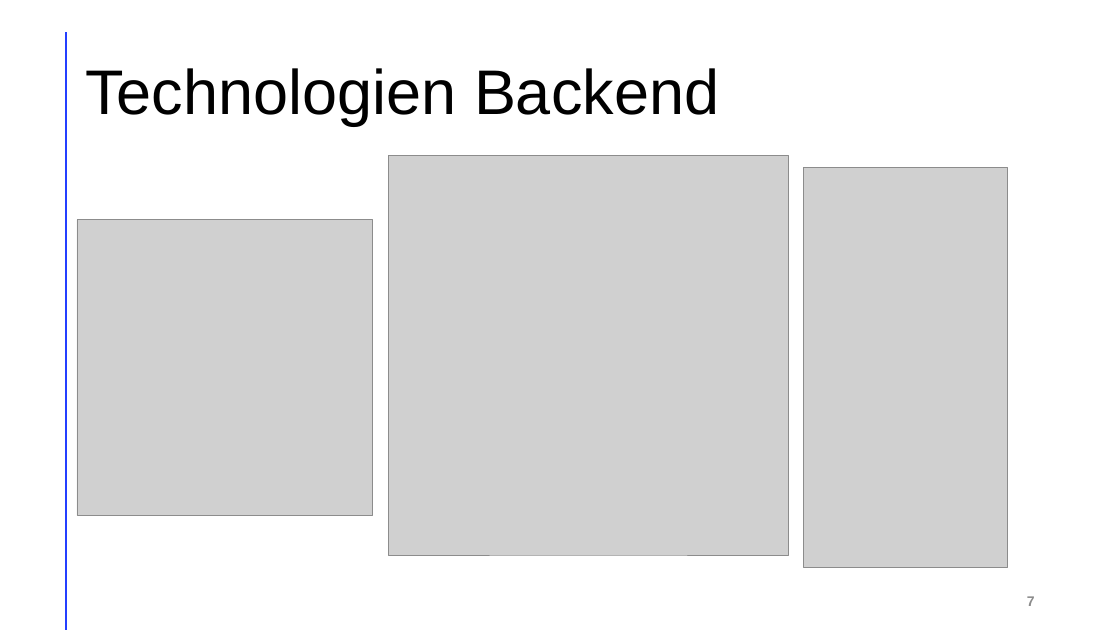
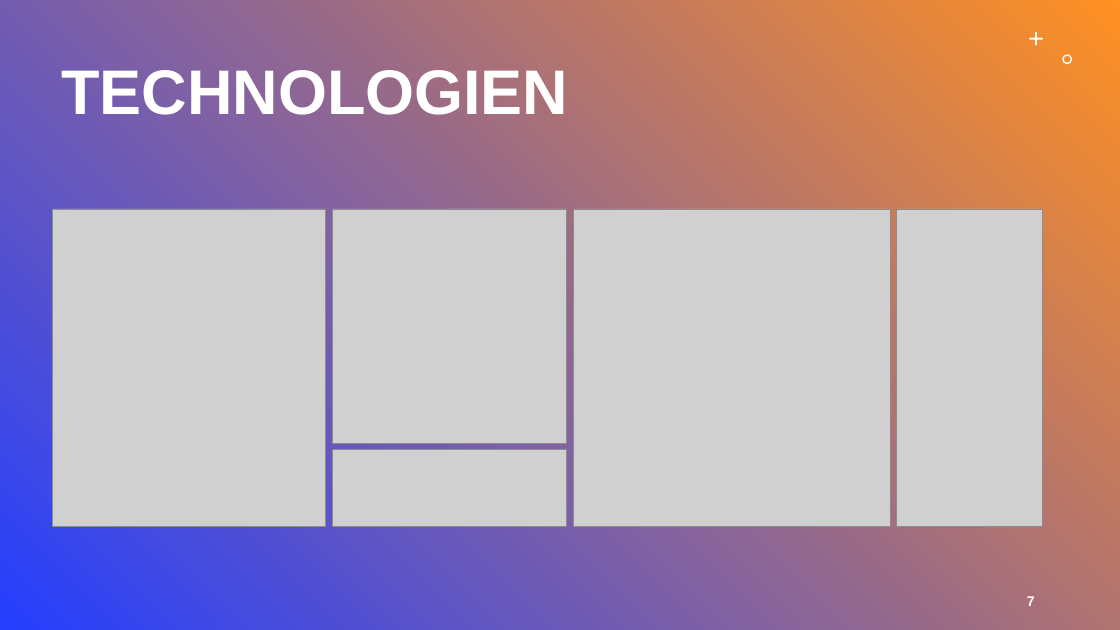
Before and after one commit to LegitesMax/multiflexlbkv, a slide deck: slide 7 of Präsentation/ProjectAward-DIPLO.pptx. Drawn at 1120x630 pixels with LibreOffice and Linux fonts; fonts in the diff are those of the drawing; grey boxes stand for pictures. Boxes give left, top, right and bottom in pixels: in the first picture for what was removed or moved away, otherwise in the second. Text is boxed around its words. In the diff, an @@ line names an element or a change of style, - is before the commit and + after.

```diff
--- a/Präsentation/ProjectAward-DIPLO.pptx
+++ b/Präsentation/ProjectAward-DIPLO.pptx
@@ background #FFFFFF to gradient #243FFF to #FF9022 @@
@@ line removed from (66, 33) to (66, 629) @@
@@ freeform shape added at (1029, 32, 1044, 46), fill #FFFFFF @@
@@ freeform shape added at (1063, 55, 1073, 65), fill #FFFFFF @@
@@ title at (61, 65, 568, 126): text changed; text colour #000000 to #FFFFFF; bold on @@
-Technologien Backend
+TECHNOLOGIEN
@@ picture removed at (388, 155, 788, 555) @@
@@ picture: place and size @@
-picture at (77, 220, 373, 516)
+picture at (53, 209, 326, 527)
@@ picture added at (333, 209, 567, 444) @@
@@ picture added at (573, 209, 890, 527) @@
@@ picture: place and size @@
-picture at (804, 168, 1008, 568)
+picture at (897, 209, 1043, 527)
@@ picture added at (333, 450, 567, 527) @@
@@ page number at (1027, 596, 1035, 606): text colour #8C8C8C to #FFFFFF @@
```
Also in this commit, not shown: 2 other slides changed.
